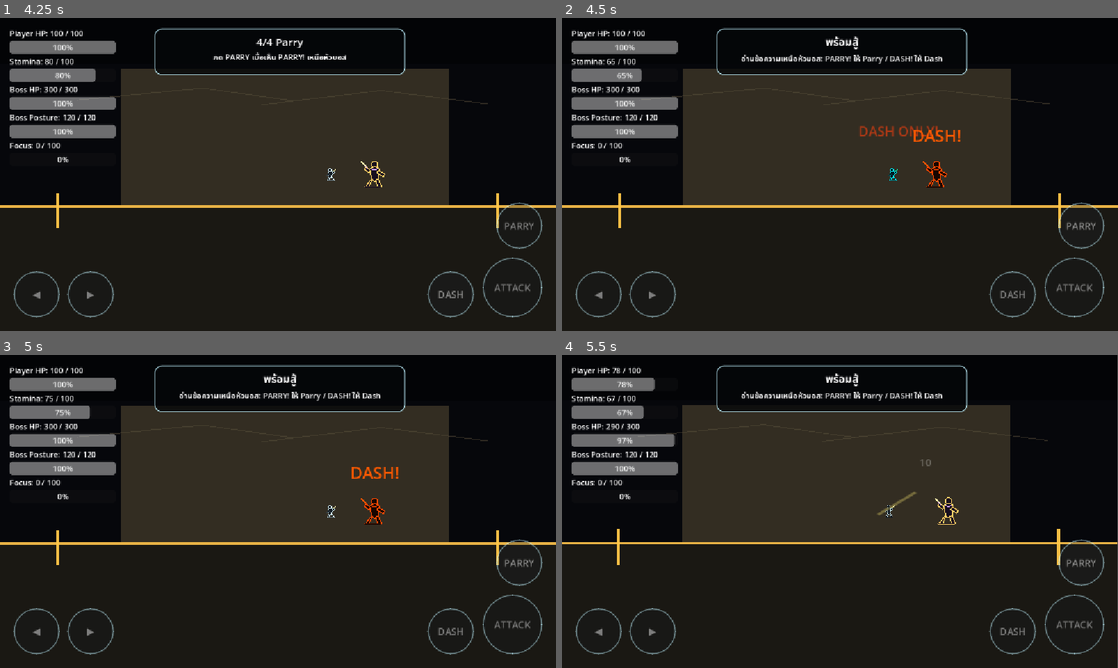
Above: before the commit, frames 1-4 (two rows, left to right).
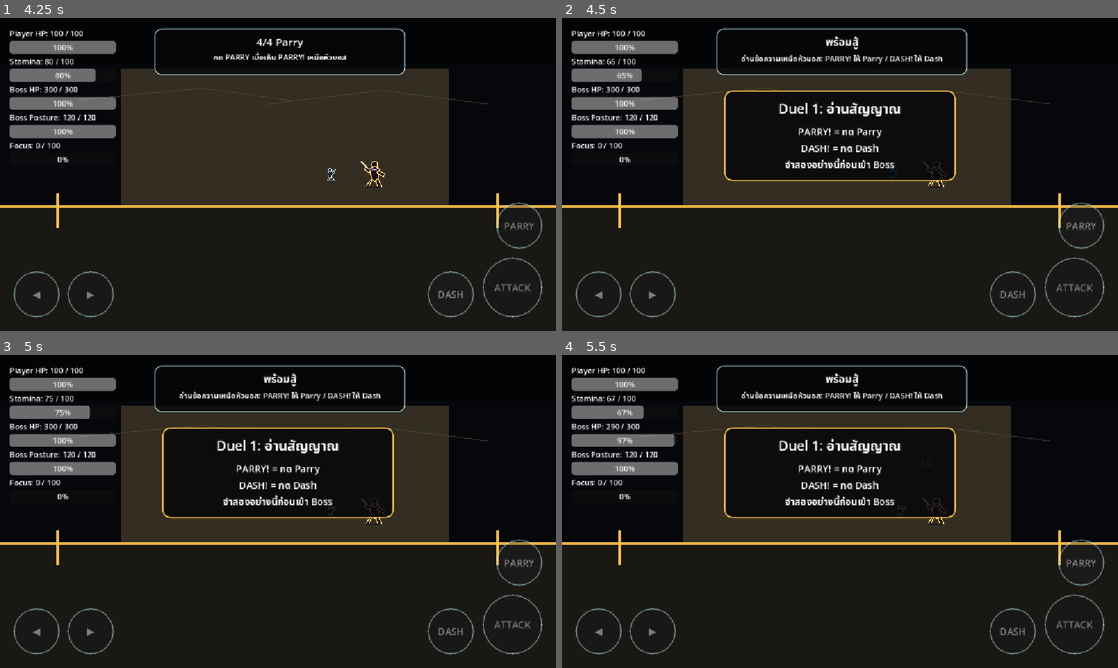
Above: after the commit, the same moments.

Repository: shanwinder/lastblade
Game: Godot game, scene res://scenes/main/BossBrokenMaster.tscn
The game is run twice, just before and just after one commit, with the same random seed, the same clock (stepped at 60 frames per second) and the same inputs.
Inputs:
- Up to frame 1 (4.25 s): click "START" at 0.5 s; click "◀" at 1.25 s; click "▶" at 2 s; click "ATTACK" at 2.75 s; click "DASH" at 3.5 s
- Up to frame 2 (4.5 s): click "PARRY" at 4.25 s
- Up to frame 3 (5 s): no input
- Up to frame 4 (5.5 s): tap Enter at 5 s; hold Right (ui_right) from 5.03 s (still down); tap A (attack) at 5.1 s

Frame 1 is identical in both runs. In frame 2, 12% of the frame differs, in the area x 29-72%, y 23-55%; in frame 3, 12%; in frame 4, 13%, in the area x 0-100%, y 0-100%.

Commit message:
feat: enable duel 1 intro gate

Diff:
--- a/last-blade-trial/scenes/main/BossBrokenMaster.tscn
+++ b/last-blade-trial/scenes/main/BossBrokenMaster.tscn
@@ -12,6 +12,7 @@
 [ext_resource type="Script" uid="uid://cb36722w2nj1" path="res://game_loop_manager.gd" id="10_loop"]
 [ext_resource type="Script" uid="uid://b26knylfkh4bd" path="res://boss_difficulty_curve_manager.gd" id="11_curve"]
 [ext_resource type="Script" path="res://training_coach_manager.gd" id="12_training"]
+[ext_resource type="Script" path="res://duel_1_intro_manager.gd" id="13_duel_intro"]
 
 [sub_resource type="RectangleShape2D" id="RectangleShape2D_nha0i"]
 size = Vector2(32, 32)
@@ -128,6 +129,10 @@
 layer = 35
 script = ExtResource("12_training")
 
+[node name="Duel1IntroManager" type="CanvasLayer" parent="."]
+layer = 36
+script = ExtResource("13_duel_intro")
+
 [node name="GameLoopManager" type="CanvasLayer" parent="." unique_id=1497342465]
 layer = 40
 script = ExtResource("10_loop")
